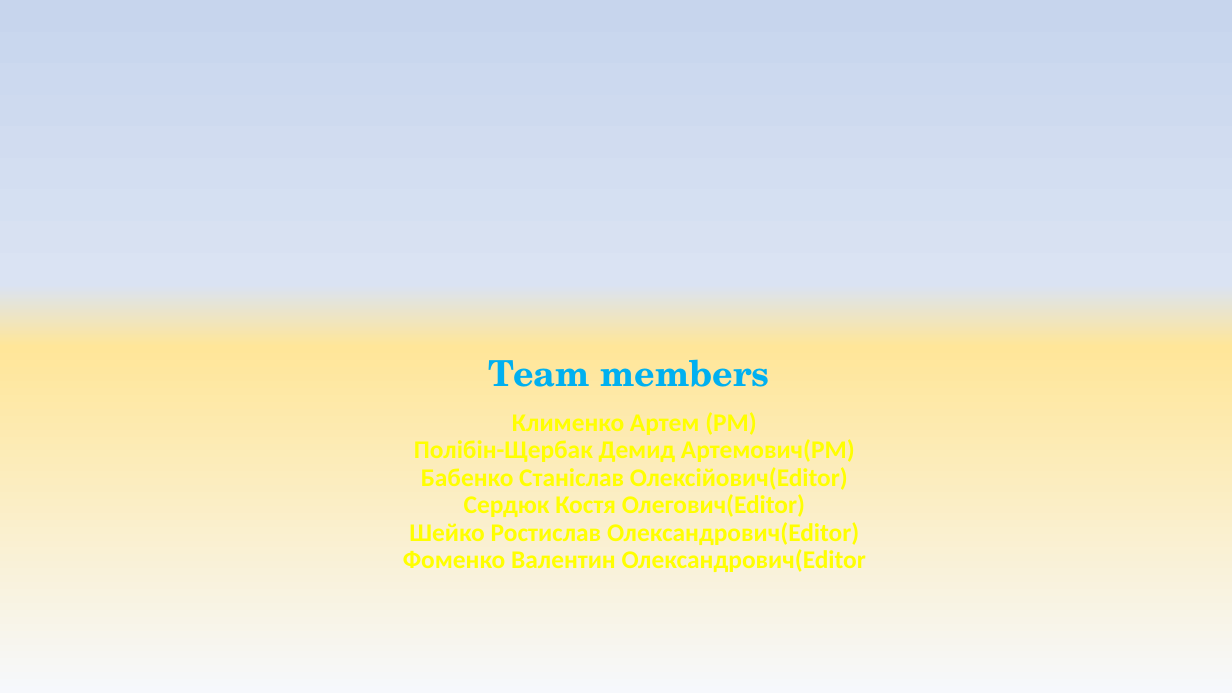
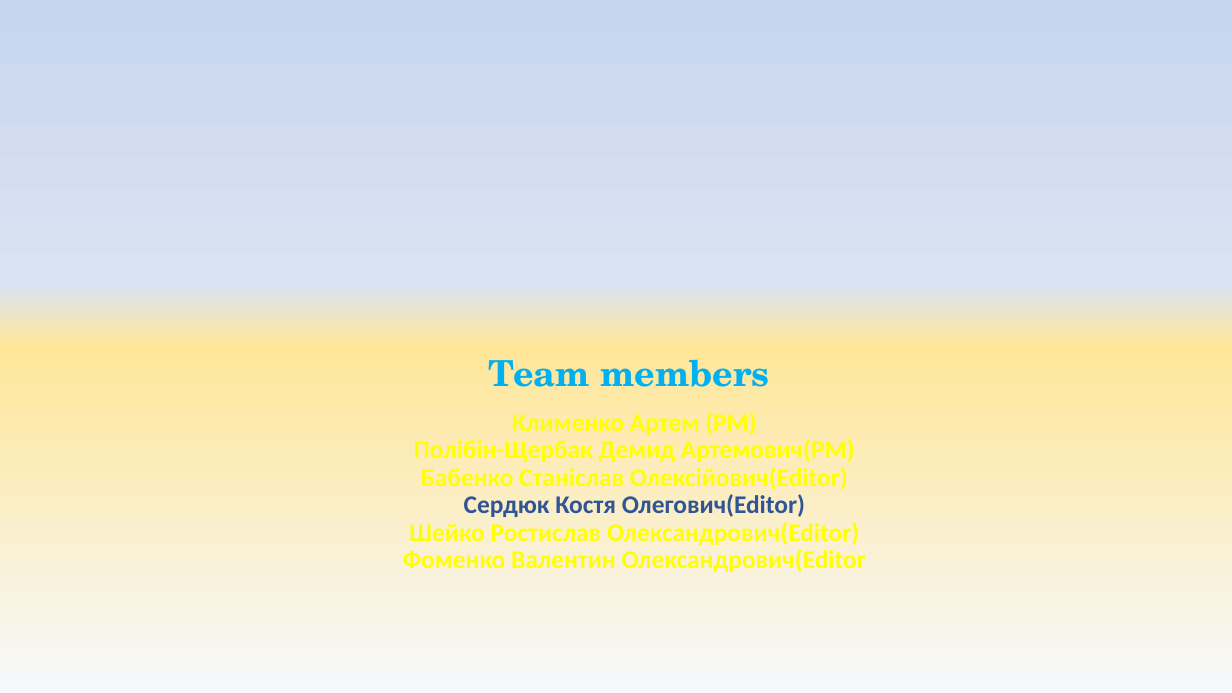
Before and after one commit to ArtemKlym/git_presentation, a slide deck: slide 2 of Git_1 part.pptx. Drawn at 1232x693 pixels with LibreOffice and Linux fonts; fonts in the diff are those of the drawing. Boxes give left, top, right and bottom in pixels: in the first picture for what was removed or moved away, otherwise in the second. Text is boxed around its words. In the diff, an @@ line names an element or a change of style, - is before the commit and + after.

Commit message:
njmbgfdj.nfd

```diff
--- a/Git_1 part.pptx
+++ b/Git_1 part.pptx
@@ title "Team members Клименко Артем (PM) ..." at [403,359,866,572]: text colour #FFFF00 to #2F5597 in "Сердюк Костя Олегович(Editor)" @@
```
Also in this commit, not shown: 1 other slide changed.
